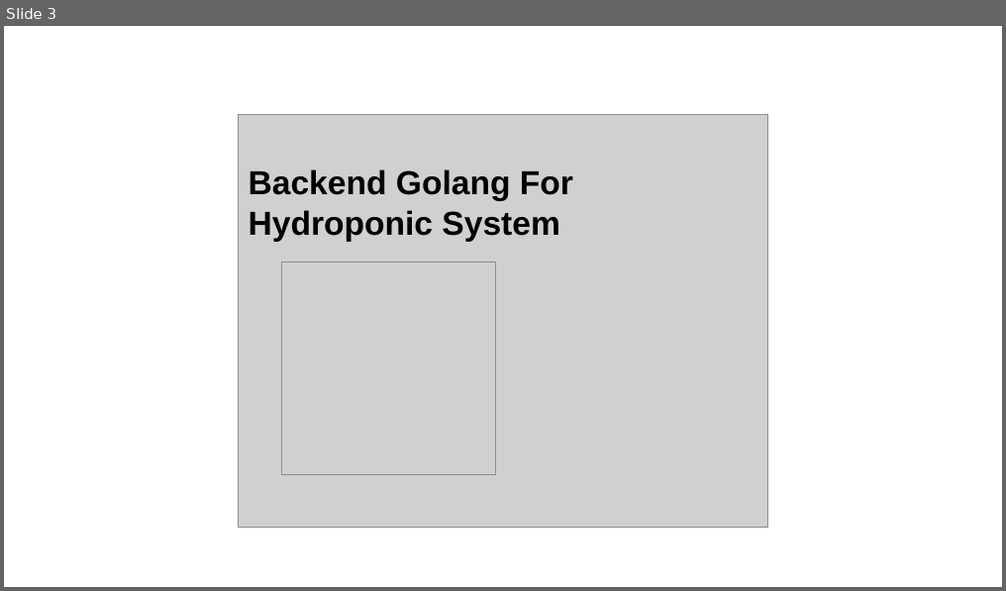
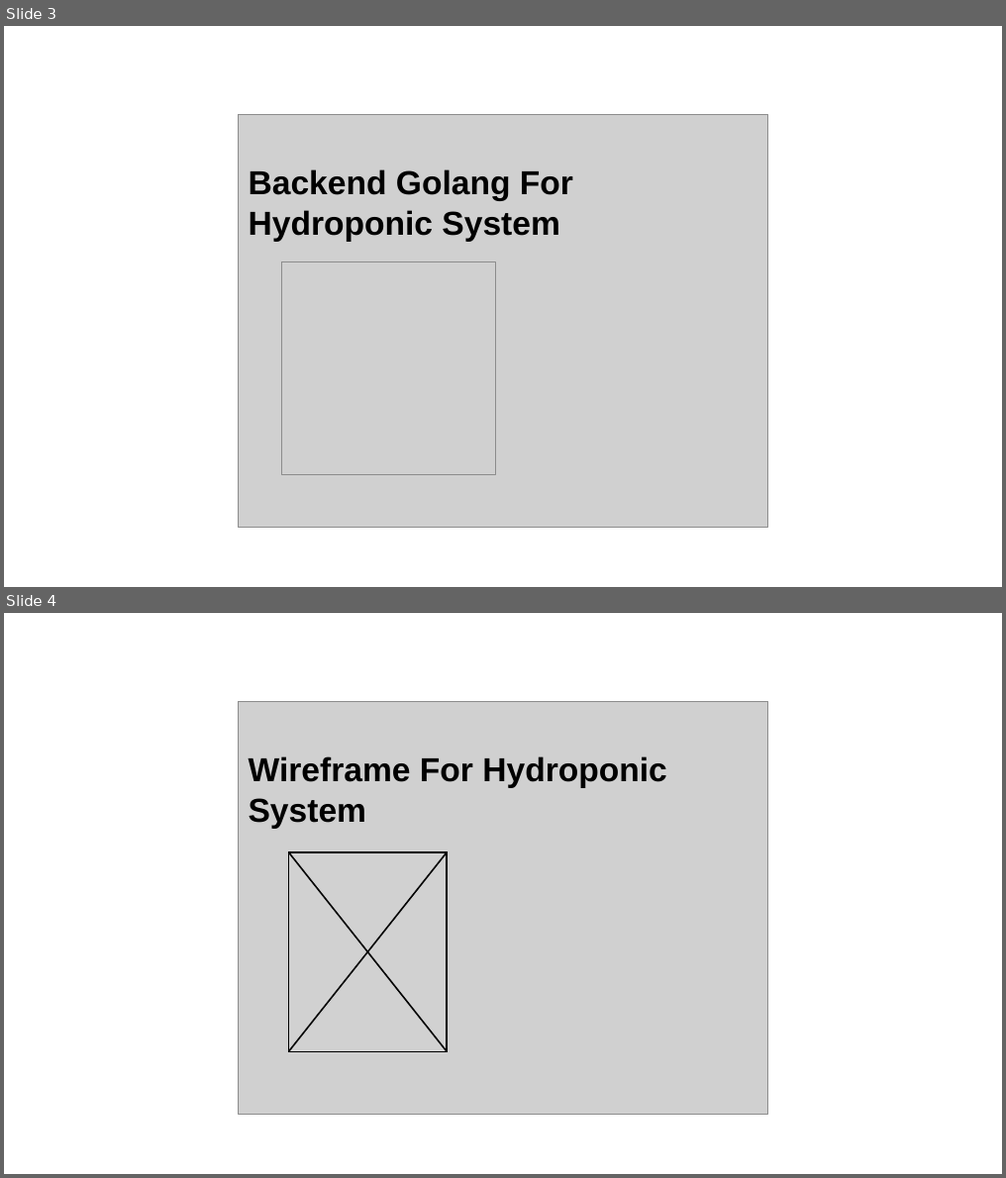
Before and after one commit to EputraP/hydroponic-project-assets, a slide deck: thumbnail.pptx. Shown one above the other, each under a label of ours: slide 3 before the commit, slides 3 and 4 after it. The pictures are 1006x591 and 1006x1178 pixels, drawn with LibreOffice and Linux fonts; fonts in the diff are those of the drawing; grey boxes stand for pictures. Boxes give left, top, right and bottom in pixels: in the first picture for what was removed or moved away, otherwise in the second. Text is boxed around its words. In the diff, an @@ line names an element or a change of style, - is before the commit and + after.

```diff
--- a/thumbnail.pptx
+++ b/thumbnail.pptx
@@ slide 4 added at box(4, 613, 1002, 1174), background #FFFFFF @@
@@ group added at box(238, 701, 768, 1114): 2 lines, 1 picture, 1 text, 1 rectangle @@
+Wireframe For Hydroponic System
```
Also in this commit, not shown: 1 other file.
